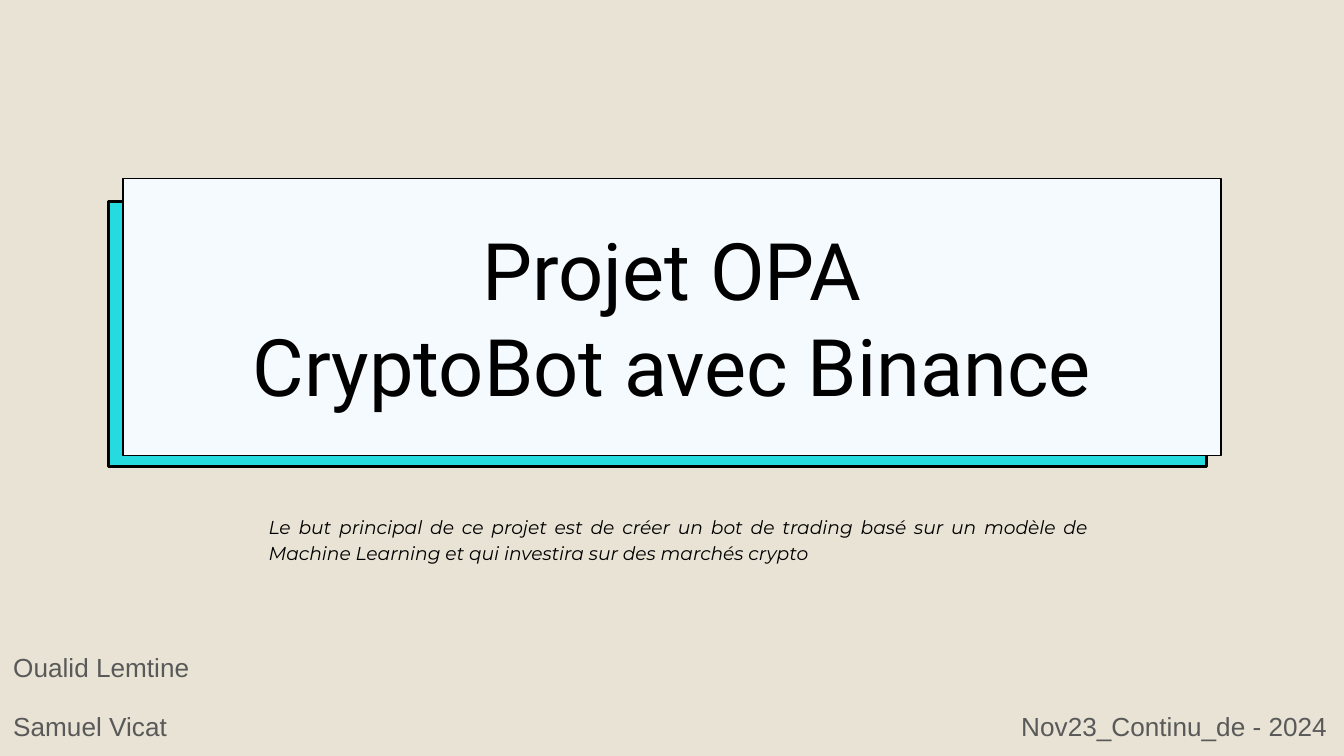
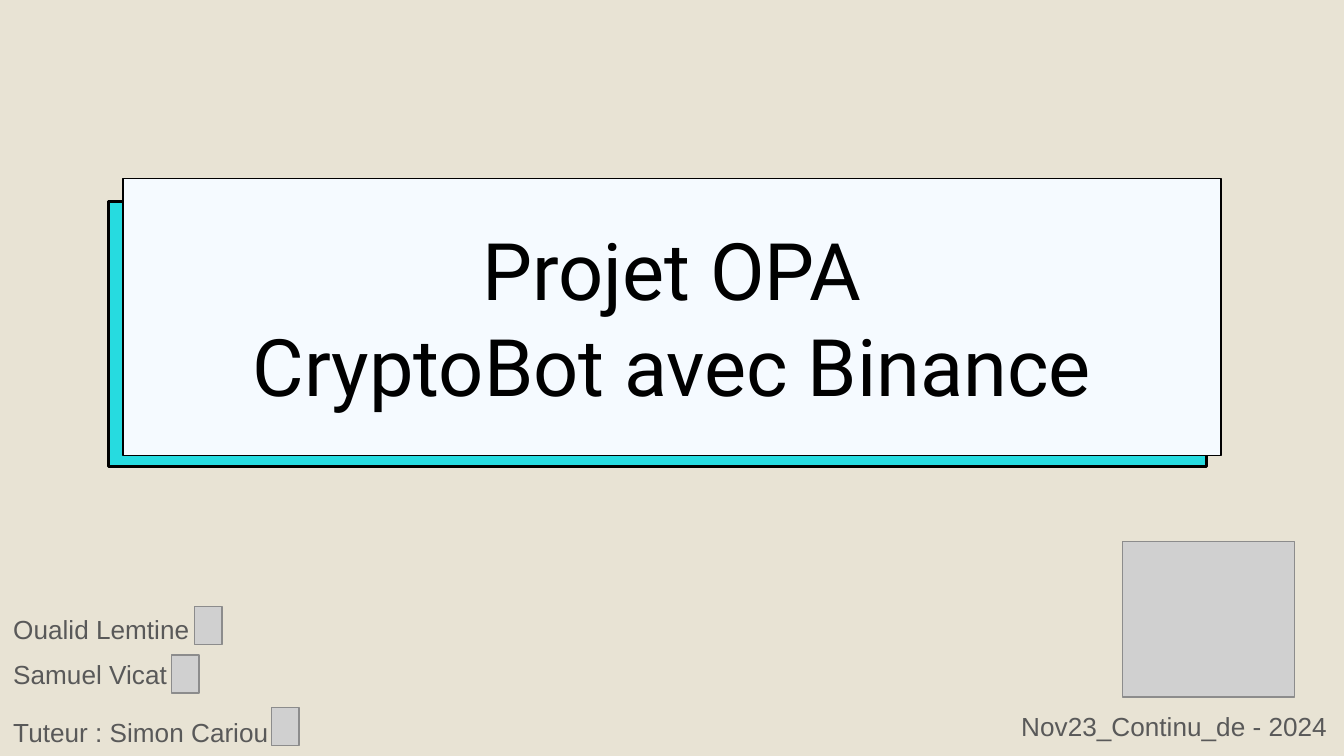
Before and after one commit to DataScientest-Studio/CDE-NOV23-OPA, a slide deck: slide 1 of docs/Projet OPA - CryptoBot avec Binance.odp. Drawn at 1344x756 pixels with LibreOffice and Linux fonts; fonts in the diff are those of the drawing; grey boxes stand for pictures; background and template pictures are left out. Boxes give left, top, right and bottom in pixels: in the first picture for what was removed or moved away, otherwise in the second. Text is boxed around its words. In the diff, an @@ line names an element or a change of style, - is before the commit and + after.

```diff
--- a/docs/Projet OPA - CryptoBot avec Binance.odp
+++ b/docs/Projet OPA - CryptoBot avec Binance.odp
@@ text removed at [269, 520, 1087, 564] @@
-Le but principal de ce projet est de créer un bot de trading basé sur un modèle de Machine Learning et qui investira sur des marchés crypto
@@ picture added at [1122, 542, 1294, 698] @@
@@ text "Oualid Lemtine": place and size @@
-text "Oualid Lemtine" at [13, 658, 189, 677]
+text "Oualid Lemtine" at [13, 620, 189, 639]
@@ picture added at [195, 606, 223, 644] @@
@@ text "Samuel Vicat": place and size @@
-text "Samuel Vicat" at [13, 717, 167, 736]
+text "Samuel Vicat" at [13, 665, 167, 684]
@@ picture added at [172, 655, 200, 692] @@
@@ picture added at [271, 707, 300, 745] @@
@@ text added at [13, 723, 268, 742], 14 pt, text #595959 @@
+Tuteur : Simon Cariou
```
Also in this commit, not shown: 9 other slides changed, 10 slides added, 5 slides removed, 4 other files.
